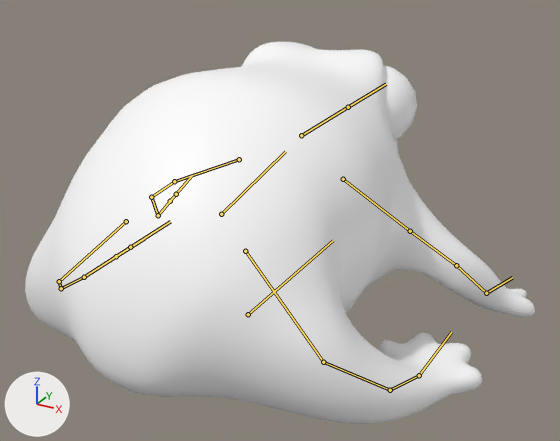
Two versions of the FBX model froggyfocus/Assets/FlawLizArt/Characters/Frog_Cute/frog_cute.fbx, one commit apart.
The view is the same before and after, from a 50 mm camera at (0.92, -1.501, 1.039) aimed at (0.029, 0.12, 0.228). Arrows for +X, +Y and +Z are at lower left; the lights stay in place. The picture after the commit comes second. The bones that change, and the others that lie on the model, are drawn over the model as lines.

Names of what the first picture shows: 'body'.
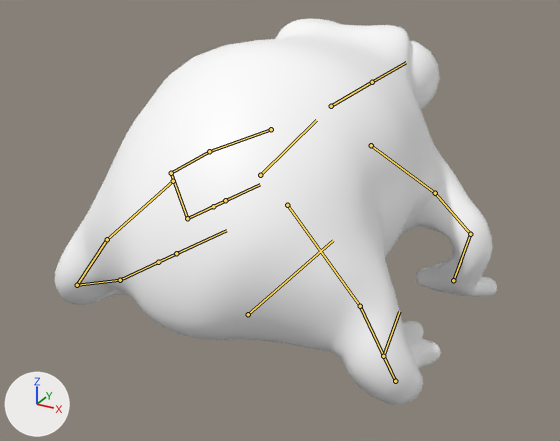
The newer file adds an action. The first version stands in its rest pose; the second is drawn at frame 11 of the action 'Armature|tongue_out'.

What differs and where, as boxes (x1, y1, x2, y2) in the pictures (560 x 441 px):
'body', posed (13% narrower)
    before: (25, 42, 535, 424)
    after: (55, 19, 497, 405)
bone 'Body', root to tip
    before: (221, 214) to (285, 151)
    after: (260, 175) to (316, 120)
bone 'Arm.R.001', root to tip
    before: (410, 231) to (456, 265)
    after: (435, 193) to (470, 234)
bone 'Arm.R.002', root to tip
    before: (456, 265) to (486, 293)
    after: (470, 234) to (453, 280)
bone 'Hand.R', root to tip
    before: (486, 293) to (512, 277)
    after: (453, 280) to (461, 261)
bone 'Leg.R.002', root to tip
    before: (323, 362) to (390, 390)
    after: (360, 306) to (395, 381)
bone 'Leg.R.003', root to tip
    before: (390, 390) to (419, 375)
    after: (395, 381) to (383, 356)
bone 'Foot.R', root to tip
    before: (419, 375) to (441, 345)
    after: (383, 356) to (394, 325)
bone 'Arm.L.001', root to tip
    before: (174, 181) to (151, 197)
    after: (209, 151) to (171, 173)
bone 'Arm.L.002', root to tip
    before: (151, 197) to (158, 215)
    after: (171, 173) to (187, 218)
bone 'Hand.L', root to tip
    before: (158, 215) to (170, 201)
    after: (187, 218) to (213, 206)
bone 'Leg.L.002', root to tip
    before: (59, 281) to (61, 288)
    after: (107, 239) to (77, 285)
bone 'Leg.L.003', root to tip
    before: (61, 288) to (84, 277)
    after: (77, 285) to (120, 280)
bone 'Foot.L', root to tip
    before: (84, 277) to (116, 256)
    after: (120, 280) to (158, 262)

What changed in the scene script:
```text
Change bone_body:
    where bone_body = bpy.data.objects['Armature'].pose.bones['Body']  # child of 'Root'
    bone_body.location: (0.0, 0.0, 0.0) -> (0.0, 0.186, 0.001)
Change bone_arm_r_001:
    where bone_arm_r_001 = bpy.data.objects['Armature'].pose.bones['Arm.R.001']  # child of 'Shoulder.R'
    bone_arm_r_001.rotation_quaternion: (1.0, 0.0, 0.0, 0.0) -> (0.956, -0.027, -0.121, -0.266)  # degrees (0, 0, 0) -> degrees (1, -14, -31)
Change bone_arm_r_002:
    where bone_arm_r_002 = bpy.data.objects['Armature'].pose.bones['Arm.R.002']  # child of 'Arm.R.001'
    bone_arm_r_002.rotation_quaternion: (1.0, 0.0, 0.0, 0.0) -> (0.926, -0.267, 0.019, 0.267)  # degrees (0, 0, 0) -> degrees (-29, 10, 29)
Change bone_hand_r:
    where bone_hand_r = bpy.data.objects['Armature'].pose.bones['Hand.R']  # child of 'Arm.R.002'
    bone_hand_r.rotation_quaternion: (1.0, 0.0, 0.0, 0.0) -> (0.875, 0.267, -0.318, 0.248)  # degrees (0, 0, 0) -> degrees (25, -44, 21)
Change bone_leg_r_002:
    where bone_leg_r_002 = bpy.data.objects['Armature'].pose.bones['Leg.R.002']  # child of 'Leg.R.001'
    bone_leg_r_002.rotation_quaternion: (1.0, 0.0, 0.0, 0.0) -> (0.915, -0.173, -0.113, -0.347)  # degrees (0, 0, 0) -> degrees (-15, -19, -39)
Change bone_leg_r_003:
    where bone_leg_r_003 = bpy.data.objects['Armature'].pose.bones['Leg.R.003']  # child of 'Leg.R.002'
    bone_leg_r_003.rotation_quaternion: (1.0, 0.0, 0.0, 0.0) -> (0.799, -0.028, 0.017, 0.6)  # degrees (0, 0, 0) -> degrees (-1, 4, 74)
Change bone_foot_r:
    where bone_foot_r = bpy.data.objects['Armature'].pose.bones['Foot.R']  # child of 'Leg.R.003'
    bone_foot_r.rotation_quaternion: (1.0, 0.0, 0.0, 0.0) -> (0.93, 0.093, -0.285, -0.214)  # degrees (0, 0, 0) -> degrees (20, -29, -31)
Change bone_arm_l_001:
    where bone_arm_l_001 = bpy.data.objects['Armature'].pose.bones['Arm.L.001']  # child of 'Shoulder.L'
    bone_arm_l_001.rotation_quaternion: (1.0, 0.0, 0.0, 0.0) -> (0.956, -0.027, 0.121, 0.266)  # degrees (0, 0, 0) -> degrees (1, 14, 31)
Change bone_arm_l_002:
    where bone_arm_l_002 = bpy.data.objects['Armature'].pose.bones['Arm.L.002']  # child of 'Arm.L.001'
    bone_arm_l_002.rotation_quaternion: (1.0, 0.0, 0.0, 0.0) -> (0.926, -0.267, -0.019, -0.267)  # degrees (0, 0, 0) -> degrees (-29, -10, -29)
Change bone_hand_l:
    where bone_hand_l = bpy.data.objects['Armature'].pose.bones['Hand.L']  # child of 'Arm.L.002'
    bone_hand_l.rotation_quaternion: (1.0, 0.0, 0.0, 0.0) -> (0.875, 0.267, 0.318, -0.248)  # degrees (0, 0, 0) -> degrees (25, 44, -21)
Change bone_leg_l_002:
    where bone_leg_l_002 = bpy.data.objects['Armature'].pose.bones['Leg.L.002']  # child of 'Leg.L.001'
    bone_leg_l_002.rotation_quaternion: (1.0, 0.0, 0.0, 0.0) -> (0.915, -0.173, 0.113, 0.347)  # degrees (0, 0, 0) -> degrees (-15, 19, 39)
Change bone_leg_l_003:
    where bone_leg_l_003 = bpy.data.objects['Armature'].pose.bones['Leg.L.003']  # child of 'Leg.L.002'
    bone_leg_l_003.rotation_quaternion: (1.0, 0.0, 0.0, 0.0) -> (0.799, -0.028, -0.017, -0.6)  # degrees (0, 0, 0) -> degrees (-1, -4, -74)
Change bone_foot_l:
    where bone_foot_l = bpy.data.objects['Armature'].pose.bones['Foot.L']  # child of 'Leg.L.003'
    bone_foot_l.rotation_quaternion: (1.0, 0.0, 0.0, 0.0) -> (0.93, 0.093, 0.285, 0.214)  # degrees (0, 0, 0) -> degrees (20, 29, 31)
```
